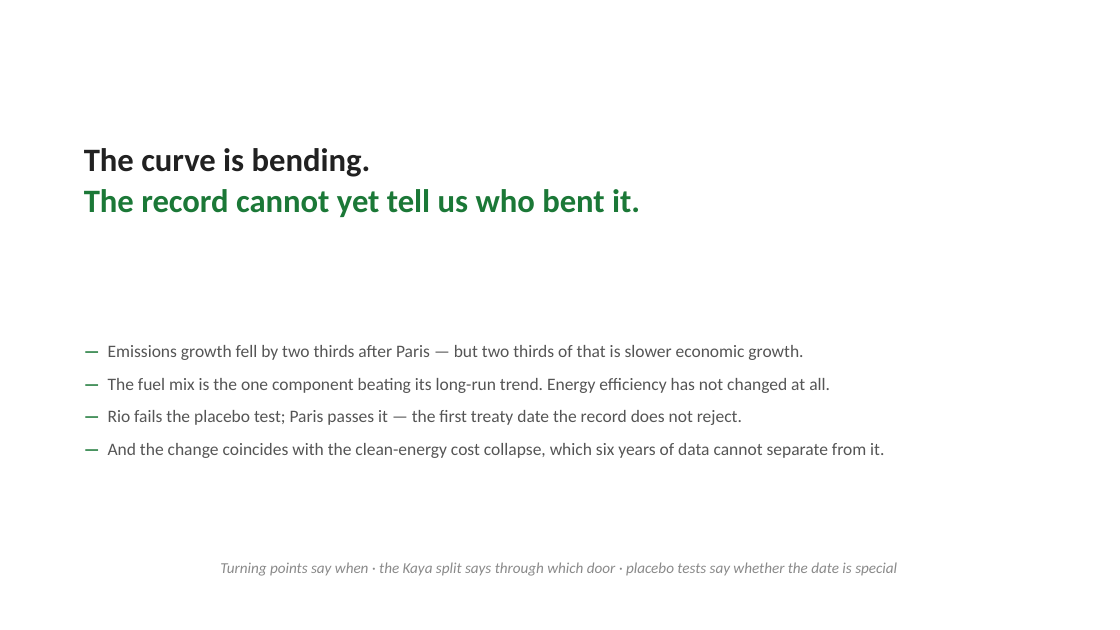
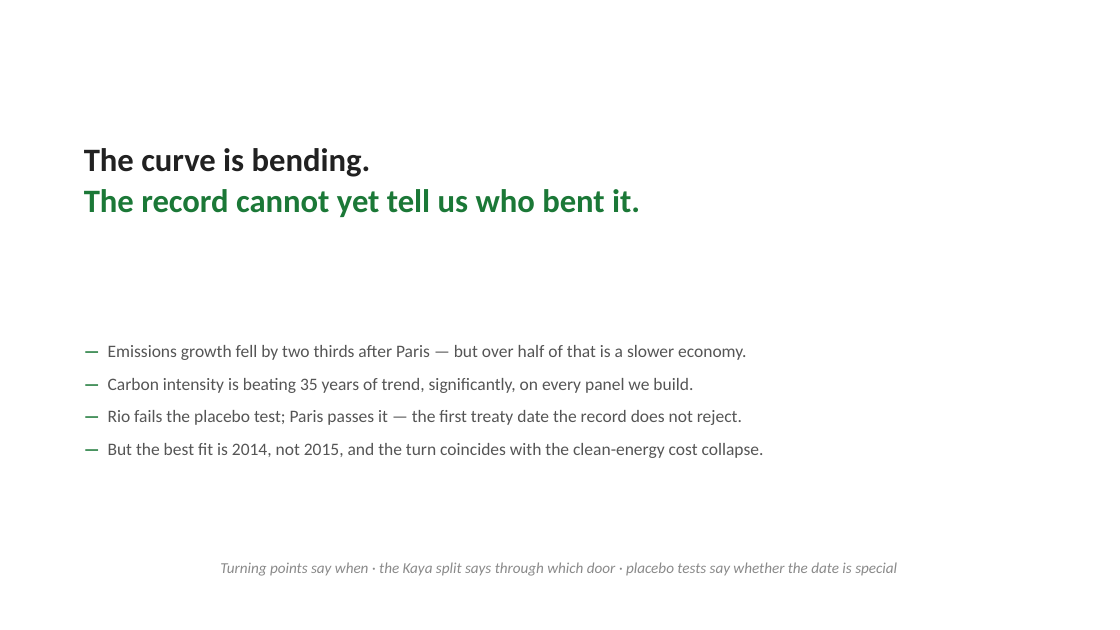
Before and after one commit to cwejnert/HDI-Happiness, a slide deck: slide 12 of carbon_breakpoints_takeaway_figures/paris_at_ten_world_deck.pptx (slide 11 before the commit). Drawn at 1120x630 pixels with LibreOffice and Linux fonts; fonts in the diff are those of the drawing. Boxes give left, top, right and bottom in pixels: in the first picture for what was removed or moved away, otherwise in the second. Text is boxed around its words. In the diff, an @@ line names an element or a change of style, - is before the commit and + after.

```diff
--- a/carbon_breakpoints_takeaway_figures/paris_at_ten_world_deck.pptx
+++ b/carbon_breakpoints_takeaway_figures/paris_at_ten_world_deck.pptx
@@ text at <box>108,345,746,393</box>: text changed @@
-— Emissions growth fell by two thirds after Paris — but two thirds of that is slower economic growth.
-— The fuel mix is the one component beating its long-run trend. Energy efficiency has not changed at all.
+— Emissions growth fell by two thirds after Paris — but over half of that is a slower economy.
+— Carbon intensity is beating 35 years of trend, significantly, on every panel we build.
@@ text at <box>108,443,764,458</box>: text changed @@
-— And the change coincides with the clean-energy cost collapse, which six years of data cannot separate from it.
+— But the best fit is 2014, not 2015, and the turn coincides with the clean-energy cost collapse.
```
Also in this commit, not shown: 8 other slides changed, 1 slide added, 3 other files.
